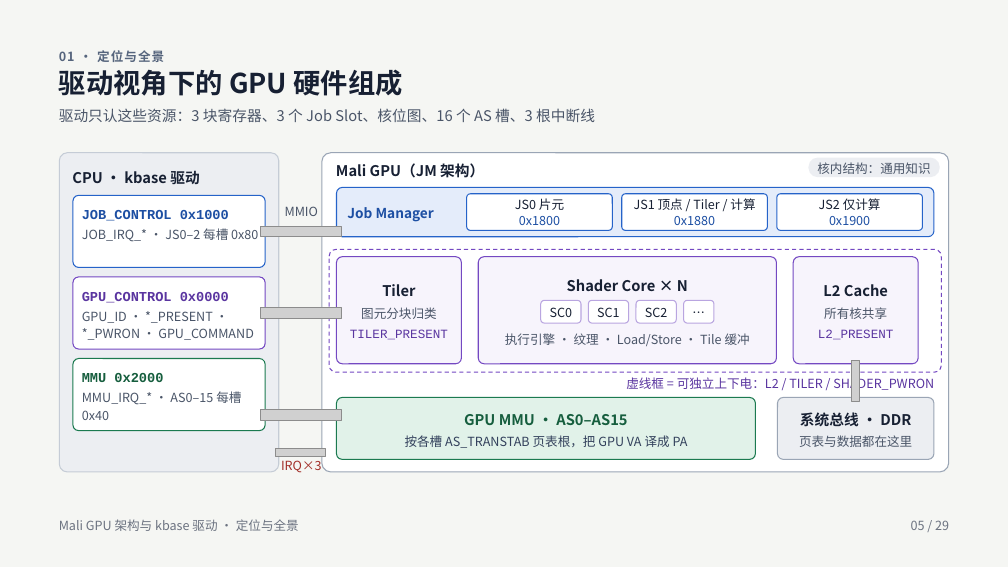
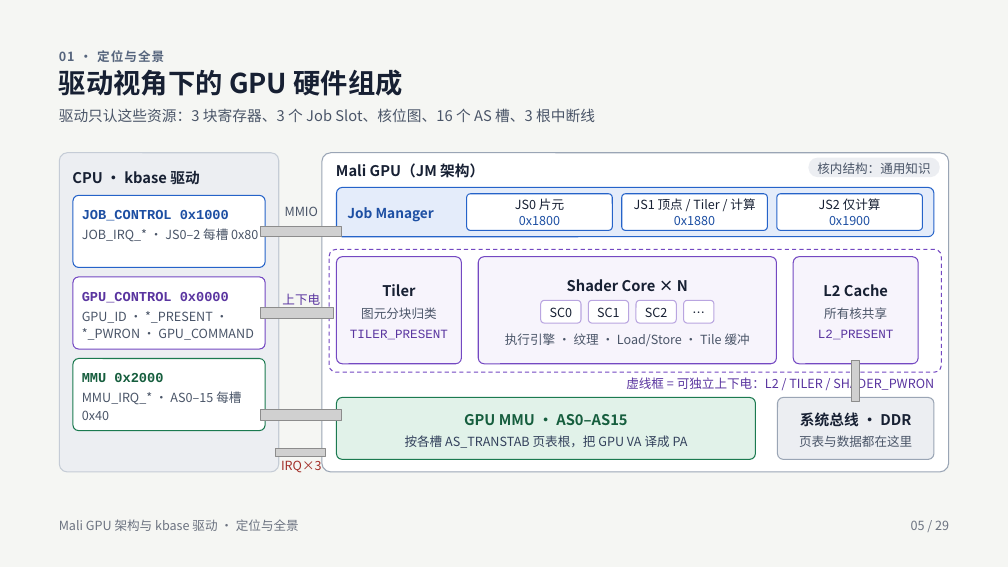
Before and after one commit to firstbird/gpu_graph, a slide deck: slide 5 of Mali GPU 架构与 kbase 驱动原理.pptx. Drawn at 1008x567 pixels with LibreOffice and Linux fonts; fonts in the diff are those of the drawing; grey boxes stand for pictures; background and template pictures are left out. Boxes give left, top, right and bottom in pixels: in the first picture for what was removed or moved away, otherwise in the second. Text is boxed around its words. In the diff, an @@ line names an element or a change of style, - is before the commit and + after.

```diff
--- a/Mali GPU 架构与 kbase 驱动原理.pptx
+++ b/Mali GPU 架构与 kbase 驱动原理.pptx
@@ text added at (282,293,320,308), 12 pt, text #5A35A0 @@
+上下电
@@ picture: place and size @@
-picture at (260,308,341,318)
+picture at (260,308,333,318)
```
Also in this commit, not shown: 1 other slide changed, 1 other file.
